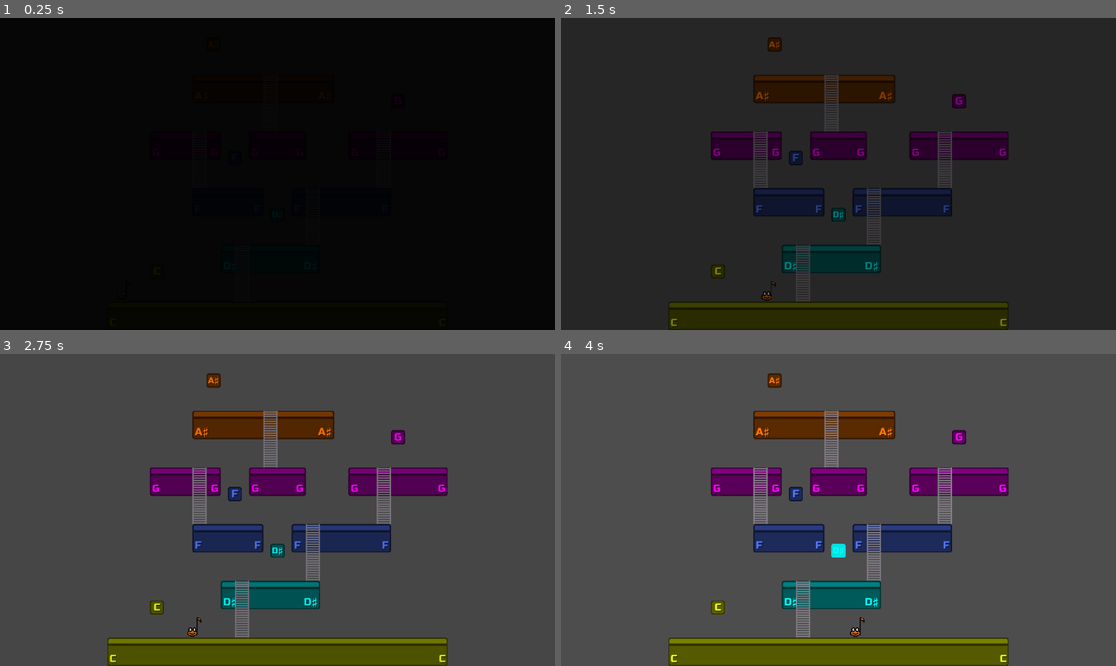
Above: before the commit, frames 1-4 (two rows, left to right).
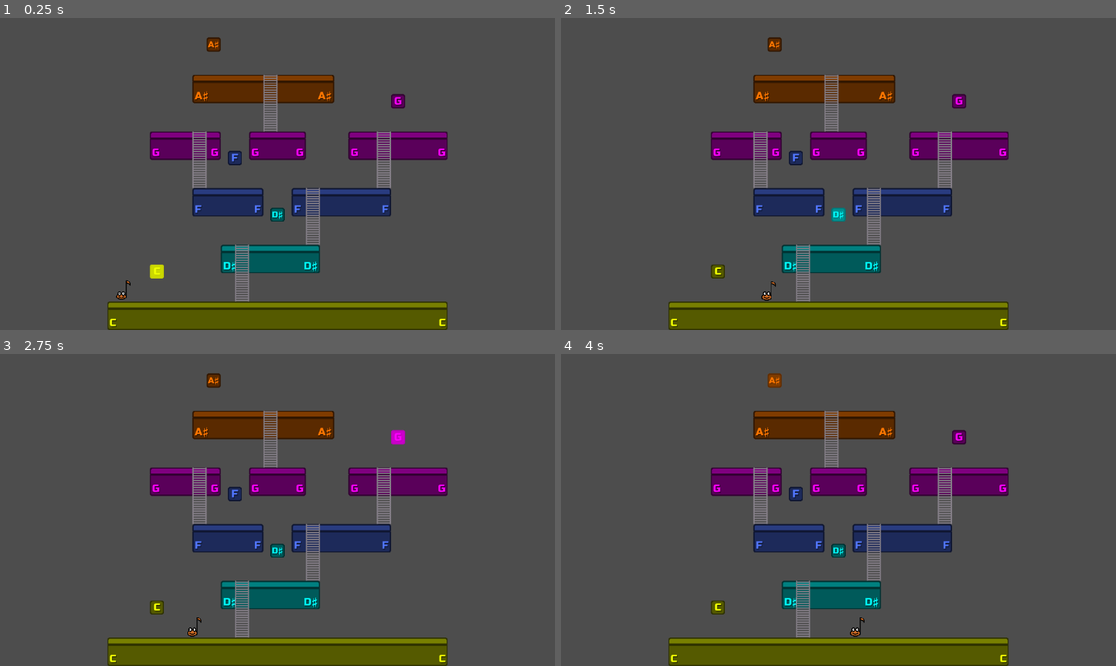
Above: after the commit, the same moments.

Repository: nicom7/game-off-2023
Game: Godot game, scene res://levels/world_a.tscn
Two runs of this game, one before a commit and one after it. Both use one fixed random seed, a clock stepped at 60 frames per second and the inputs below. This scene is started directly instead of the project's main scene.
Inputs:
- Up to frame 1 (0.25 s): no input
- Up to frame 2 (1.5 s): tap Enter at 0.5 s; hold Right (ui_right) from 0.53 s (still down)
- Up to frame 3 (2.75 s): release Right (ui_right) at 2.03 s; hold Left (ui_left) from 2.03 s (still down)
- Up to frame 4 (4 s): release Left (ui_left) at 2.78 s; hold Right (ui_right) from 2.78 s (still down)

The runs differ from the first frame. In frame 1, 100% of the frame differs, in the area x 0-100%, y 0-100%; in frame 2, 100%; in frame 3, 0.1%; in frame 4, 0.2%.

Commit message:
Fix transition visual glitch between levels
- Move transition canvas layer to main scene for better control over level transitions
- Fix invisible and active ladders on stage 0 platforms

Diff:
--- a/levels/transition.gd
+++ b/levels/transition.gd
@@ -14,7 +14,6 @@
 func _ready() -> void:
 	$AnimationPlayer.animation_finished.connect(_on_finished)
 
-
 # Called every frame. 'delta' is the elapsed time since the previous frame.
 func _process(_delta: float) -> void:
 	AudioServer.set_bus_volume_db(0, master_volume)
--- a/levels/world.gd
+++ b/levels/world.gd
@@ -1,3 +1,4 @@
+class_name World
 extends Node2D
 
 var player_tone: Globals.Tone
@@ -10,8 +11,20 @@
 @export var tutorial: bool = false
 @export var player_camera_zoom: Vector2 = Vector2.ONE
 
+enum GameState
+{
+	INTRO,
+	PLAYING,
+	FINISHED
+}
+
+var current_state: GameState = GameState.PLAYING:
+	set(value):
+		if current_state != value:
+			current_state = value
+			_update_current_state()
+
 signal finished()
-var _finished: bool = false
 
 @onready var _camera: Camera2D = %Camera
 var _bounding_rect: Rect2
@@ -19,6 +32,13 @@
 
 var _stages: Array[Node] = []
 
+func _start() -> void:
+	print("start!")
+	if tutorial:
+		$MovementTutorial.show()
+		$MovementTutorial.next_step()
+	else:
+		%BlockSequence.start()
 
 func _get_platform_sets(stage: Node) -> Array[PlatformSet]:
 	var platform_sets: Array[PlatformSet] = []
@@ -56,6 +76,14 @@
 
 func _setup_stages() -> void:
 	_stages = $Environment/Stages.get_children()
+
+func _update_current_state() -> void:
+	if not is_node_ready():
+		return
+
+	match current_state:
+		GameState.PLAYING:
+			_start()
 
 func _update_stages() -> void:
 	%BlockSequence.switch_blocks.clear()
@@ -103,9 +131,6 @@
 			ps.octave += octave_offset
 
 func _start_ambient_note(tone: Globals.Tone, octave: int) -> void:
-	if _finished:
-		return
-
 	_stop_ambient_note()
 	ambient_note_player = ambient_note_player_scene.instantiate()
 	ambient_note_player.tone = tone
@@ -118,12 +143,6 @@
 		ambient_note_player.stop()
 		ambient_note_player = null
 
-func _fade_in() -> void:
-	$Transition.fade_in()
-
-func _fade_out() -> void:
-	$Transition.fade_out()
-
 func _set_player_camera(instant: bool = false) -> void:
 	_camera.position_smoothing_enabled = true
 	_camera.drag_horizontal_enabled = true
@@ -143,7 +162,7 @@
 	_update_stages()
 	_setup_boundaries()
 	_setup_walls()
-	_fade_in()
+	_update_current_state()
 
 
 func _on_player_current_tone_changed(tone: Globals.Tone) -> void:
@@ -159,6 +178,7 @@
 
 func _on_player_on_floor_changed(value) -> void:
 	if value:
+#		await get_tree().create_timer(2).timeout
 		_start_ambient_note(player_tone, player_octave)
 	else:
 		_stop_ambient_note()
@@ -166,8 +186,8 @@
 
 func _on_block_sequence_finished() -> void:
 	print("finished!")
-	_finished = true
-	_fade_out()
+	current_state = GameState.FINISHED
+	finished.emit()
 
 
 func _on_block_sequence_sequence_played(demo_sequence: bool) -> void:
@@ -183,15 +203,5 @@
 	_set_overview_camera()
 
 
-func _on_transition_finished(_anim_name: String) -> void:
-	if _finished:
-		finished.emit()
-	elif tutorial:
-		$MovementTutorial.show()
-		$MovementTutorial.next_step()
-	else:
-		%BlockSequence.start()
-
-
 func _on_movement_tutorial_finished() -> void:
 	%BlockSequence.start()
--- a/levels/world.tscn
+++ b/levels/world.tscn
@@ -1,11 +1,10 @@
-[gd_scene load_steps=15 format=3 uid="uid://b7huf0srkra04"]
+[gd_scene load_steps=11 format=3 uid="uid://b7huf0srkra04"]
 
 [ext_resource type="Script" path="res://levels/world.gd" id="1_u7smd"]
 [ext_resource type="PackedScene" uid="uid://bfbbc1lm3doy7" path="res://game_objects/audio/ambient_note_player.tscn" id="2_573sm"]
 [ext_resource type="Script" path="res://game_objects/camera.gd" id="4_jd0f8"]
 [ext_resource type="PackedScene" uid="uid://dqk2pedcucgnw" path="res://characters/player/player.tscn" id="6_ahra0"]
 [ext_resource type="PackedScene" uid="uid://cfqdgrh4lw7pi" path="res://game_objects/switch_blocks/block_sequence.tscn" id="7_v4u45"]
-[ext_resource type="Script" path="res://levels/transition.gd" id="8_jvvbh"]
 [ext_resource type="PackedScene" uid="uid://dpg5fwcr50ioc" path="res://levels/tutorials/movement_tutorial.tscn" id="9_r74hu"]
 [ext_resource type="PackedScene" uid="uid://bxun5w5sv6twu" path="res://game_objects/walls/wall.tscn" id="9_w7oqa"]
 [ext_resource type="PackedScene" uid="uid://bkol8urwsl85l" path="res://levels/tutorials/block_sequence_tutorial.tscn" id="10_jr664"]
@@ -18,72 +17,9 @@
 _data = [Vector2(0, 0), 0.0, 0.0, 0, 0, Vector2(1, 1), 0.0, 0.0, 0, 0]
 point_count = 2
 
-[sub_resource type="Animation" id="Animation_r6suw"]
-resource_name = "fade_in"
-length = 3.0
-tracks/0/type = "value"
-tracks/0/imported = false
-tracks/0/enabled = true
-tracks/0/path = NodePath("ColorRect:color")
-tracks/0/interp = 1
-tracks/0/loop_wrap = true
-tracks/0/keys = {
-"times": PackedFloat32Array(0, 3),
-"transitions": PackedFloat32Array(1, 1),
-"update": 0,
-"values": [Color(0, 0, 0, 1), Color(0, 0, 0, 0)]
-}
-tracks/1/type = "value"
-tracks/1/imported = false
-tracks/1/enabled = true
-tracks/1/path = NodePath(".:master_volume")
-tracks/1/interp = 1
-tracks/1/loop_wrap = true
-tracks/1/keys = {
-"times": PackedFloat32Array(0, 3),
-"transitions": PackedFloat32Array(1, 1),
-"update": 0,
-"values": [-80.0, 0.0]
-}
-
-[sub_resource type="Animation" id="Animation_7o5kq"]
-resource_name = "fade_out"
-length = 4.0
-tracks/0/type = "value"
-tracks/0/imported = false
-tracks/0/enabled = true
-tracks/0/path = NodePath("ColorRect:color")
-tracks/0/interp = 1
-tracks/0/loop_wrap = true
-tracks/0/keys = {
-"times": PackedFloat32Array(0, 4),
-"transitions": PackedFloat32Array(1, 1),
-"update": 0,
-"values": [Color(0, 0, 0, 0), Color(0, 0, 0, 1)]
-}
-tracks/1/type = "value"
-tracks/1/imported = false
-tracks/1/enabled = true
-tracks/1/path = NodePath(".:master_volume")
-tracks/1/interp = 1
-tracks/1/loop_wrap = true
-tracks/1/keys = {
-"times": PackedFloat32Array(0, 4),
-"transitions": PackedFloat32Array(1, 1),
-"update": 0,
-"values": [0.0, -80.0]
-}
-
-[sub_resource type="AnimationLibrary" id="AnimationLibrary_2k50g"]
-_data = {
-"fade_in": SubResource("Animation_r6suw"),
-"fade_out": SubResource("Animation_7o5kq")
-}
-
 [node name="World" type="Node2D"]
 script = ExtResource("1_u7smd")
 ambient_note_player_scene = ExtResource("2_573sm")
-tutorial = true
 
 [node name="Player" parent="." instance=ExtResource("6_ahra0")]
 unique_name_in_owner = true
@@ -140,21 +76,6 @@
 [node name="BlockSequenceTutorial" parent="." instance=ExtResource("10_jr664")]
 visible = false
 
-[node name="Transition" type="CanvasLayer" parent="."]
-script = ExtResource("8_jvvbh")
-
-[node name="ColorRect" type="ColorRect" parent="Transition"]
-anchors_preset = 15
-anchor_right = 1.0
-anchor_bottom = 1.0
-grow_horizontal = 2
-grow_vertical = 2
-
-[node name="AnimationPlayer" type="AnimationPlayer" parent="Transition"]
-libraries = {
-"": SubResource("AnimationLibrary_2k50g")
-}
-
 [connection signal="current_octave_changed" from="Player" to="." method="_on_player_current_octave_changed"]
 [connection signal="current_tone_changed" from="Player" to="." method="_on_player_current_tone_changed"]
 [connection signal="current_tone_changed" from="Player" to="MovementTutorial" method="_on_player_current_tone_changed"]
@@ -169,4 +90,3 @@
 [connection signal="sequence_played" from="GameObjects/BlockSequence" to="." method="_on_block_sequence_sequence_played"]
 [connection signal="sequence_played" from="GameObjects/BlockSequence" to="BlockSequenceTutorial" method="_on_block_sequence_sequence_played"]
 [connection signal="finished" from="MovementTutorial" to="." method="_on_movement_tutorial_finished"]
-[connection signal="finished" from="Transition" to="." method="_on_transition_finished"]
--- a/levels/world_a.tscn
+++ b/levels/world_a.tscn
@@ -50,7 +50,6 @@
 
 [node name="World" node_paths=PackedStringArray("level_info_provider") instance=ExtResource("1_dlj7h")]
 level_info_provider = NodePath("RandomLevelGenerator")
-tutorial = false
 
 [node name="Player" parent="." index="0"]
 position = Vector2(48, 456)
@@ -79,6 +78,7 @@
 position = Vector2(96, -126)
 
 [node name="Ladder" parent="Environment/Stages/Stage0/PlatformSet" index="3"]
+process_mode = 4
 visible = false
 
 [node name="PlatformSet2" parent="Environment/Stages/Stage0" index="1" instance=ExtResource("4_6fqpl")]
@@ -97,6 +97,7 @@
 position = Vector2(336, -126)
 
 [node name="Ladder" parent="Environment/Stages/Stage0/PlatformSet2" index="3"]
+process_mode = 4
 visible = false
 
 [node name="Stage1" type="Node2D" parent="Environment/Stages" index="1"]
@@ -343,10 +344,7 @@
 [node name="Ladder" parent="Environment/Stages/Stage6/PlatformSet2" index="3"]
 size = 8
 
-[node name="ColorRect" parent="Transition" index="0"]
-color = Color(0, 0, 0, 0)
-
-[node name="RandomLevelGenerator" type="Node" parent="." index="10"]
+[node name="RandomLevelGenerator" type="Node" parent="." index="8"]
 script = ExtResource("5_0k853")
 note_count_min = 3
 note_count_max = 5
--- a/levels/world_test.tscn
+++ b/levels/world_test.tscn
@@ -79,69 +79,67 @@
 visible = false
 
 [node name="SwitchBlockA" parent="GameObjects/TestBlocks" index="0" instance=ExtResource("4_eotp7")]
-modulate = Color(1, 0.407843, 0.337255, 1)
 position = Vector2(48, 384)
 
 [node name="SwitchBlockB" parent="GameObjects/TestBlocks" index="1" instance=ExtResource("4_eotp7")]
-modulate = Color(1, 0.8, 0, 1)
+modulate = Color(1, 0.466667, 0, 1)
 position = Vector2(96, 384)
 tone = 1
 
 [node name="SwitchBlockC" parent="GameObjects/TestBlocks" index="2" instance=ExtResource("4_eotp7")]
-modulate = Color(0.941176, 1, 0, 1)
+modulate = Color(1, 0.8, 0, 1)
 position = Vector2(144, 384)
 tone = 2
 
 [node name="SwitchBlockD" parent="GameObjects/TestBlocks" index="3" instance=ExtResource("4_eotp7")]
-modulate = Color(0, 1, 0.5, 1)
+modulate = Color(0.941176, 1, 0, 1)
 position = Vector2(192, 384)
 tone = 3
 
 [node name="SwitchBlockE" parent="GameObjects/TestBlocks" index="4" instance=ExtResource("4_eotp7")]
-modulate = Color(0, 0.833333, 1, 1)
+modulate = Color(0.5, 1, 0, 1)
 position = Vector2(240, 384)
 tone = 4
 
 [node name="SwitchBlockF" parent="GameObjects/TestBlocks" index="5" instance=ExtResource("4_eotp7")]
-modulate = Color(0.32, 0.467333, 1, 1)
+modulate = Color(0, 1, 0.5, 1)
 position = Vector2(288, 384)
 tone = 5
 
 [node name="SwitchBlockG" parent="GameObjects/TestBlocks" index="6" instance=ExtResource("4_eotp7")]
-modulate = Color(1, 0, 1, 1)
+modulate = Color(0, 1, 1, 1)
 position = Vector2(336, 384)
 tone = 6
 
 [node name="SwitchBlockC" parent="GameObjects/BlockSequence" index="2" instance=ExtResource("4_eotp7")]
-modulate = Color(0.941176, 1, 0, 1)
+modulate = Color(1, 0.8, 0, 1)
 position = Vector2(144, 402)
 tone = 2
 
 [node name="SwitchBlockD" parent="GameObjects/BlockSequence" index="3" instance=ExtResource("4_eotp7")]
-modulate = Color(0, 1, 0.5, 1)
+modulate = Color(0.941176, 1, 0, 1)
 position = Vector2(552, 210)
 tone = 3
 
 [node name="SwitchBlockE" parent="GameObjects/BlockSequence" index="4" instance=ExtResource("4_eotp7")]
-modulate = Color(0, 0.833333, 1, 1)
+modulate = Color(0.5, 1, 0, 1)
 position = Vector2(408, 18)
 tone = 4
 
 [node name="SwitchBlockF" parent="GameObjects/BlockSequence" index="5" instance=ExtResource("4_eotp7")]
-modulate = Color(0.32, 0.467333, 1, 1)
+modulate = Color(0, 1, 0.5, 1)
 position = Vector2(960, -174)
 tone = 5
 
 [node name="SwitchBlockG" parent="GameObjects/BlockSequence" index="6" instance=ExtResource("4_eotp7")]
-modulate = Color(1, 0, 1, 1)
+modulate = Color(0, 1, 1, 1)
 position = Vector2(336, -366)
 tone = 6
 
 [node name="SwitchBlockA" parent="GameObjects/BlockSequence" index="7" instance=ExtResource("4_eotp7")]
-modulate = Color(1, 0.407843, 0.337255, 1)
 position = Vector2(480, -558)
 
 [node name="SwitchBlockB" parent="GameObjects/BlockSequence" index="8" instance=ExtResource("4_eotp7")]
-modulate = Color(1, 0.8, 0, 1)
+modulate = Color(1, 0.466667, 0, 1)
 position = Vector2(768, -750)
 tone = 1
--- a/main.gd
+++ b/main.gd
@@ -9,6 +9,7 @@
 
 func _create_world(tutorial: bool):
 	_world = (world_tutorial_scene if tutorial else world_scene).instantiate()
+	_world.current_state = World.GameState.INTRO
 	_world.finished.connect(_on_world_finished, CONNECT_DEFERRED)
 	add_child(_world)
 
@@ -19,11 +20,11 @@
 func _ready() -> void:
 	_create_world(play_tutorial)
 	$HUD.show_title()
+	$Transition.fade_in()
 
 
 func _on_world_finished() -> void:
-	_destroy_world()
-	_create_world(false)
+	$Transition.fade_out()
 
 
 func _on_in_game_menu_closed() -> void:
@@ -47,3 +48,13 @@
 
 	await get_tree().create_timer(0.05).timeout
 	AudioServer.set_bus_volume_db(0, 0)
+
+
+func _on_transition_finished(anim_name) -> void:
+	match anim_name:
+		"fade_in":
+			_world.current_state = World.GameState.PLAYING
+		"fade_out":
+			_destroy_world()
+			_create_world(false)
+			$Transition.fade_in()
--- a/main.tscn
+++ b/main.tscn
@@ -1,7 +1,8 @@
-[gd_scene load_steps=8 format=3 uid="uid://b24jmtuqoaeq6"]
+[gd_scene load_steps=12 format=3 uid="uid://b24jmtuqoaeq6"]
 
 [ext_resource type="Script" path="res://main.gd" id="1_dgxr5"]
 [ext_resource type="PackedScene" uid="uid://bjyrekj7d6cal" path="res://gui/hud.tscn" id="2_tqktt"]
+[ext_resource type="Script" path="res://levels/transition.gd" id="3_ny1lb"]
 [ext_resource type="PackedScene" uid="uid://bl5x0vjmi2ghe" path="res://gui/in_game_menu.tscn" id="3_woyqp"]
 [ext_resource type="Shader" path="res://shaders/blur.gdshader" id="4_fxvtf"]
 
@@ -16,17 +17,70 @@
 [sub_resource type="GradientTexture2D" id="GradientTexture2D_3r7dh"]
 gradient = SubResource("Gradient_hebpg")
 
+[sub_resource type="Animation" id="Animation_r6suw"]
+resource_name = "fade_in"
+length = 3.0
+tracks/0/type = "value"
+tracks/0/imported = false
+tracks/0/enabled = true
+tracks/0/path = NodePath("ColorRect:color")
+tracks/0/interp = 1
+tracks/0/loop_wrap = true
+tracks/0/keys = {
+"times": PackedFloat32Array(0, 3),
+"transitions": PackedFloat32Array(1, 1),
+"update": 0,
+"values": [Color(0, 0, 0, 1), Color(0, 0, 0, 0)]
+}
+tracks/1/type = "value"
+tracks/1/imported = false
+tracks/1/enabled = true
+tracks/1/path = NodePath(".:master_volume")
+tracks/1/interp = 1
+tracks/1/loop_wrap = true
+tracks/1/keys = {
+"times": PackedFloat32Array(0, 3),
+"transitions": PackedFloat32Array(1, 1),
+"update": 0,
+"values": [-80.0, 0.0]
+}
+
+[sub_resource type="Animation" id="Animation_7o5kq"]
+resource_name = "fade_out"
+length = 4.0
+tracks/0/type = "value"
+tracks/0/imported = false
+tracks/0/enabled = true
+tracks/0/path = NodePath("ColorRect:color")
+tracks/0/interp = 1
+tracks/0/loop_wrap = true
+tracks/0/keys = {
+"times": PackedFloat32Array(0, 4),
+"transitions": PackedFloat32Array(1, 1),
+"update": 0,
+"values": [Color(0, 0, 0, 0), Color(0, 0, 0, 1)]
+}
+tracks/1/type = "value"
+tracks/1/imported = false
+tracks/1/enabled = true
+tracks/1/path = NodePath(".:master_volume")
+tracks/1/interp = 1
+tracks/1/loop_wrap = true
+tracks/1/keys = {
+"times": PackedFloat32Array(0, 4),
+"transitions": PackedFloat32Array(1, 1),
+"update": 0,
+"values": [0.0, -80.0]
+}
+
+[sub_resource type="AnimationLibrary" id="AnimationLibrary_2k50g"]
+_data = {
+"fade_in": SubResource("Animation_r6suw"),
+"fade_out": SubResource("Animation_7o5kq")
+}
+
 [node name="Main" type="Node2D"]
 script = ExtResource("1_dgxr5")
-
-[node name="HUD" parent="." instance=ExtResource("2_tqktt")]
-process_mode = 3
-layer = 100
-
-[node name="InGameMenu" parent="." instance=ExtResource("3_woyqp")]
-process_mode = 3
-layer = 100
-visible = false
 
 [node name="PostFX" type="CanvasLayer" parent="."]
 process_mode = 3
@@ -42,5 +96,33 @@
 grow_vertical = 2
 texture = SubResource("GradientTexture2D_3r7dh")
 
+[node name="Transition" type="CanvasLayer" parent="."]
+layer = 80
+script = ExtResource("3_ny1lb")
+master_volume = -80.0
+
+[node name="ColorRect" type="ColorRect" parent="Transition"]
+anchors_preset = 15
+anchor_right = 1.0
+anchor_bottom = 1.0
+grow_horizontal = 2
+grow_vertical = 2
+color = Color(0, 0, 0, 1)
+
+[node name="AnimationPlayer" type="AnimationPlayer" parent="Transition"]
+libraries = {
+"": SubResource("AnimationLibrary_2k50g")
+}
+
+[node name="HUD" parent="." instance=ExtResource("2_tqktt")]
+process_mode = 3
+layer = 100
+
+[node name="InGameMenu" parent="." instance=ExtResource("3_woyqp")]
+process_mode = 3
+layer = 100
+visible = false
+
+[connection signal="finished" from="Transition" to="." method="_on_transition_finished"]
 [connection signal="igm_pressed" from="HUD" to="." method="_on_hud_igm_pressed"]
 [connection signal="closed" from="InGameMenu" to="." method="_on_in_game_menu_closed"]
